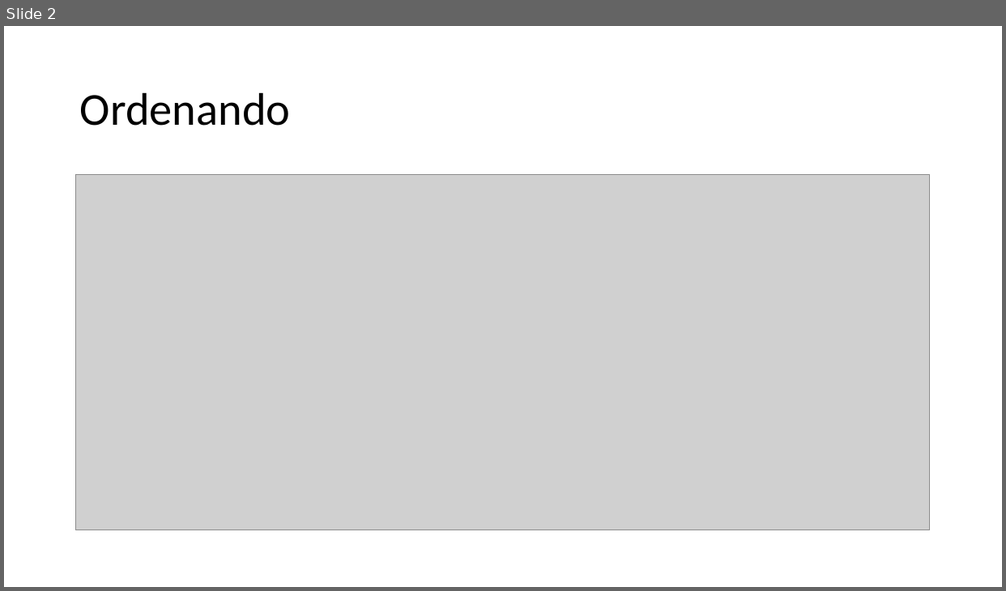
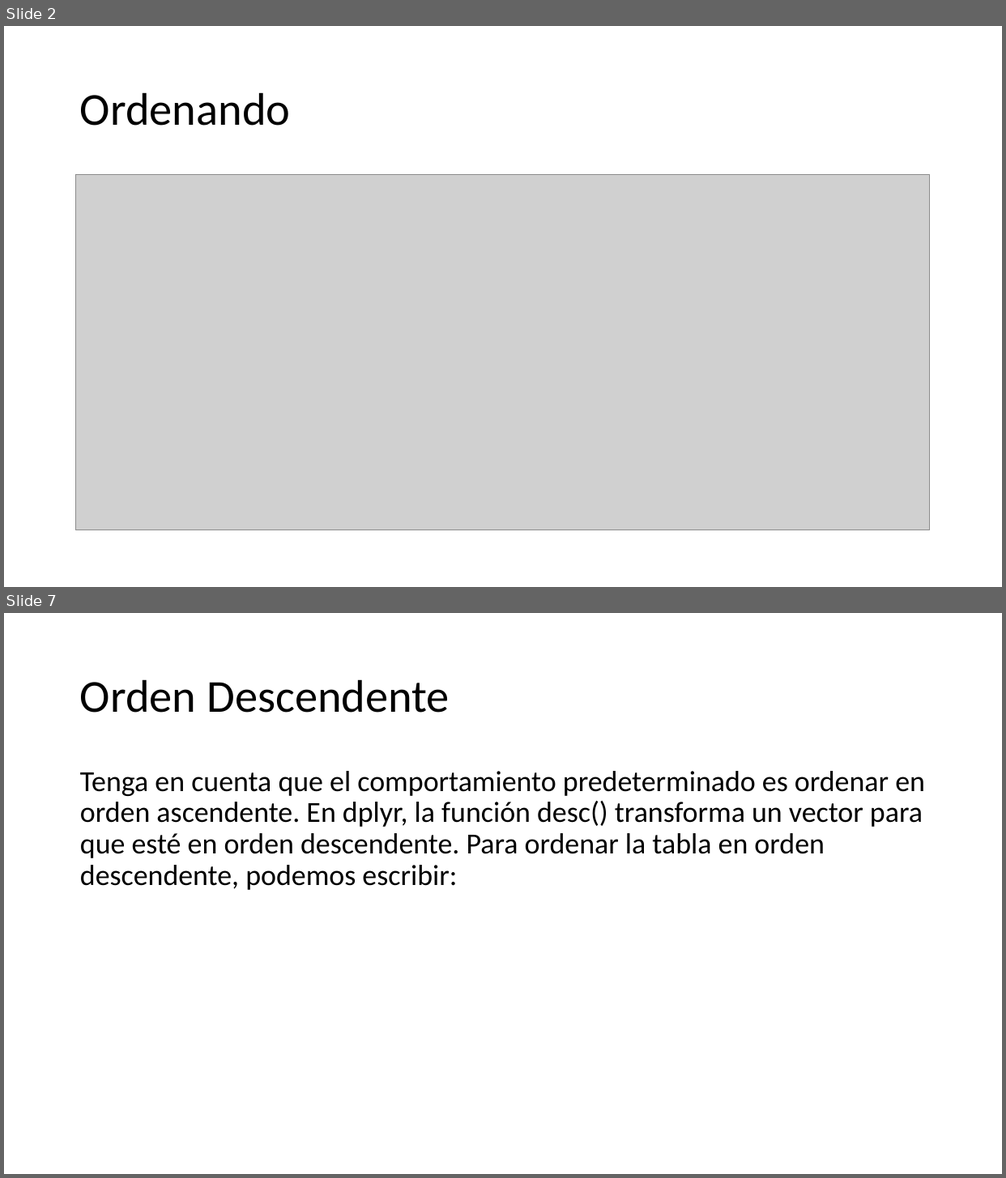
Before and after one commit to wparedesgt/RBasico, a slide deck: presentaciones/S03-New/18_Ordenando.pptx. Shown one above the other, each under a label of ours: slide 2 before the commit, slides 2 and 7 after it; the slides between them are not shown. The pictures are 1006x591 and 1006x1178 pixels, drawn with LibreOffice and Linux fonts; fonts in the diff are those of the drawing; grey boxes stand for pictures; background and template pictures are left out. Boxes give left, top, right and bottom in pixels: in the first picture for what was removed or moved away, otherwise in the second. Text is boxed around its words. In the diff, an @@ line names an element or a change of style, - is before the commit and + after.

```diff
--- a/presentaciones/S03-New/18_Ordenando.pptx
+++ b/presentaciones/S03-New/18_Ordenando.pptx
@@ slide 7 added at [4,613,1002,1174], background picture (left out) @@
@@ title added at [80,679,450,713], 44 pt, text #000000 @@
+Orden Descendente
@@ text added at [80,771,925,890], 28 pt, text #000000 @@
+Tenga en cuenta que el comportamiento predeterminado es ordenar en orden ascendente. En dplyr, la función desc() transforma un vector para que esté en orden descendente. Para ordenar la tabla en orden descendente, podemos escribir:
```
Also in this commit, not shown: 9 other slides added, 2 slides removed, 11 other files.
